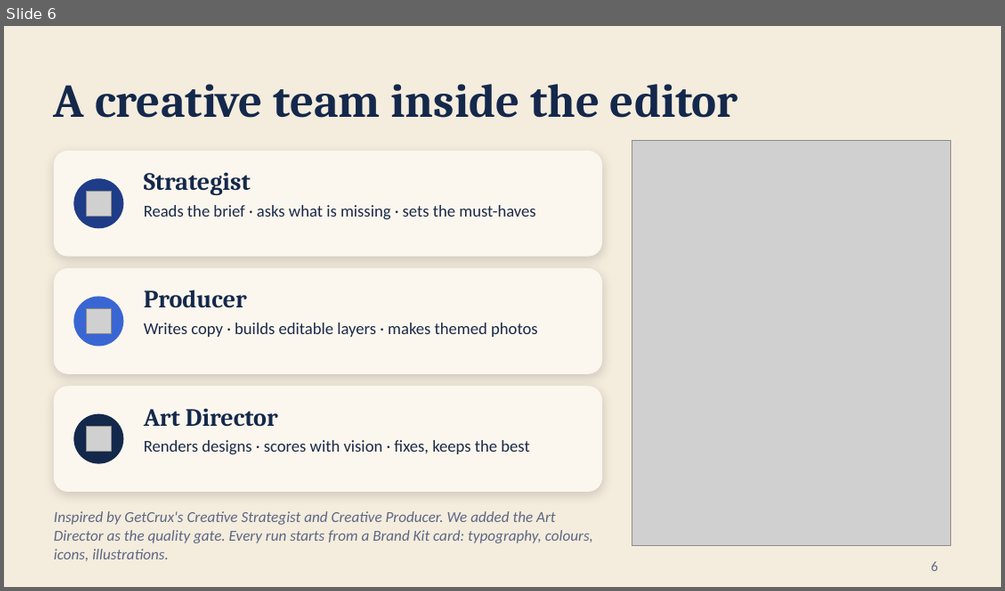
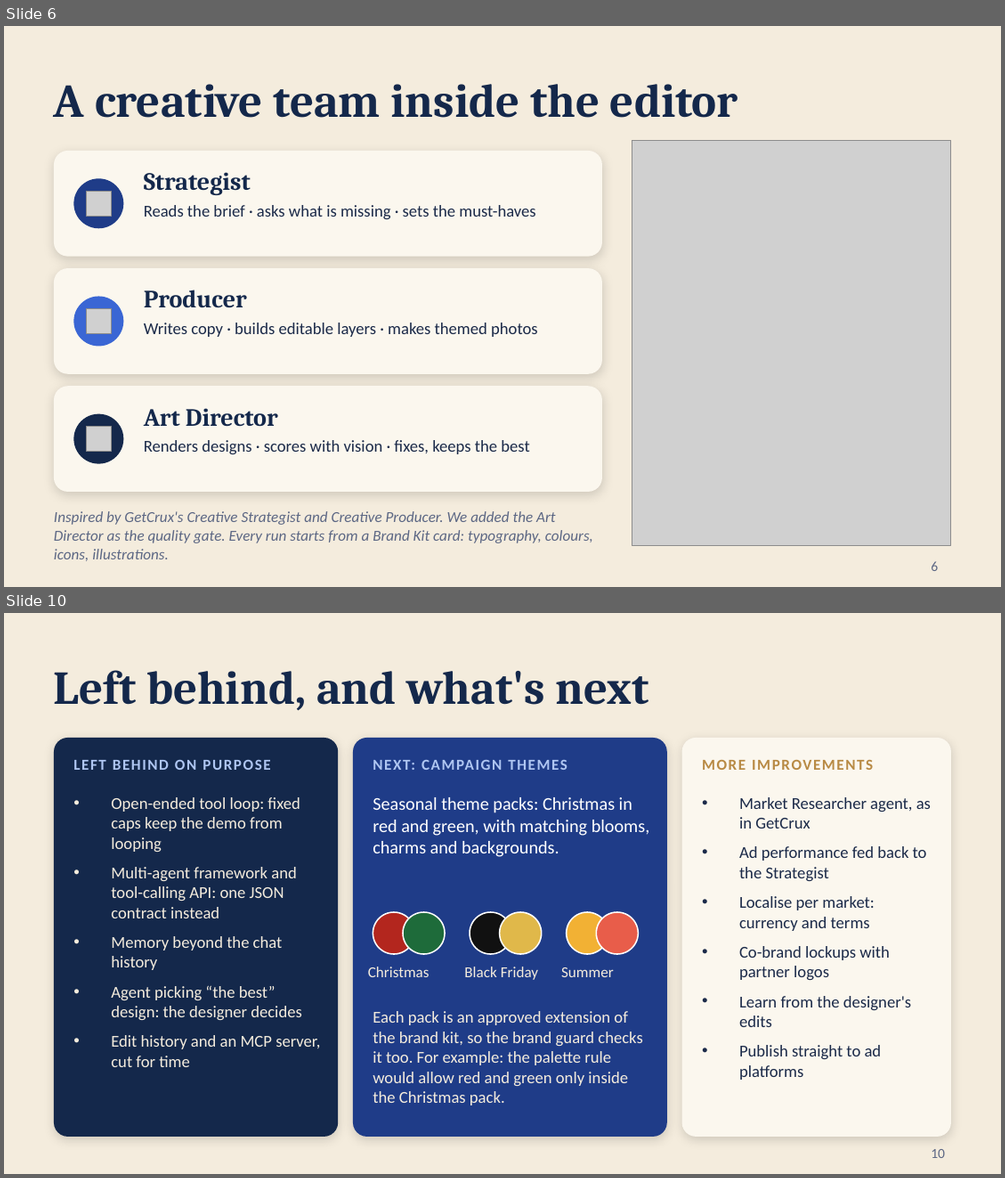
Before and after one commit to sreekarp/crux-ad-editor, a slide deck: docs/Xero-Copilot-Blue-Beige.pptx. Shown one above the other, each under a label of ours: slide 6 before the commit, slides 6 and 10 after it; the slides between them are not shown. The pictures are 1005x591 and 1005x1178 pixels, drawn with LibreOffice and Linux fonts; fonts in the diff are those of the drawing; grey boxes stand for pictures. Boxes give left, top, right and bottom in pixels: in the first picture for what was removed or moved away, otherwise in the second. Text is boxed around its words. In the diff, an @@ line names an element or a change of style, - is before the commit and + after.

```diff
--- a/docs/Xero-Copilot-Blue-Beige.pptx
+++ b/docs/Xero-Copilot-Blue-Beige.pptx
@@ slide 10 added at bbox=[4, 613, 1001, 1174], background #F4ECDD @@
@@ text added at bbox=[54, 670, 649, 711], 34 pt, text #14284B, bold @@
+Left behind, and what's next
@@ rounded rectangle added at bbox=[54, 738, 338, 1136], fill #14284B @@
@@ rounded rectangle added at bbox=[353, 738, 667, 1136], fill #1F3C88 @@
@@ rounded rectangle added at bbox=[682, 738, 951, 1136], fill #FBF7EE @@
@@ text added at bbox=[73, 760, 270, 770], 11 pt, text #AFC6F2, bold @@
+LEFT BEHIND ON PURPOSE
@@ text added at bbox=[372, 760, 567, 770], 11 pt, text #AFC6F2, bold @@
+NEXT: CAMPAIGN THEMES
@@ text added at bbox=[702, 760, 873, 770], 11 pt, text #B88A44, bold @@
+MORE IMPROVEMENTS
@@ text added at bbox=[111, 797, 320, 1067], 12 pt, text #F4ECDD @@
+• Open-ended tool loop: fixed caps keep the demo from looping
+• Multi-agent framework and tool-calling API: one JSON contract instead
+• Memory beyond the chat history
+• Agent picking “the best” design: the designer decides
+• Edit history and an MCP server, cut for time
@@ text added at bbox=[372, 797, 650, 857], 13 pt, text #FFFFFF @@
+Seasonal theme packs: Christmas in red and green, with matching blooms, charms and backgrounds.
@@ text added at bbox=[739, 797, 930, 1079], 12 pt, text #1B2A49 @@
+• Market Researcher agent, as in GetCrux
+• Ad performance fed back to the Strategist
+• Localise per market: currency and terms
+• Co-brand lockups with partner logos
+• Learn from the designer's edits
+• Publish straight to ad platforms
@@ ellipse added at bbox=[372, 912, 414, 954], fill #B3261E, outline #FFFFFF 1 pt @@
@@ ellipse added at bbox=[403, 912, 445, 954], fill #1E6B3A, outline #FFFFFF 1 pt @@
@@ ellipse added at bbox=[469, 912, 511, 954], fill #111111, outline #FFFFFF 1 pt @@
@@ ellipse added at bbox=[500, 912, 542, 954], fill #E0B84A, outline #FFFFFF 1 pt @@
@@ ellipse added at bbox=[566, 912, 608, 954], fill #F2B134, outline #FFFFFF 1 pt @@
@@ ellipse added at bbox=[596, 912, 638, 954], fill #E85D4A, outline #FFFFFF 1 pt @@
@@ text added at bbox=[368, 966, 429, 977], 11 pt, text #F4ECDD @@
+Christmas
@@ text added at bbox=[464, 966, 538, 980], 11 pt, text #F4ECDD @@
+Black Friday
@@ text added at bbox=[561, 967, 614, 977], 11 pt, text #F4ECDD @@
+Summer
@@ text added at bbox=[372, 1011, 642, 1105], 12 pt, text #F4ECDD @@
+Each pack is an approved extension of the brand kit, so the brand guard checks it too. For example: the palette rule would allow red and green only inside the Christmas pack.
@@ page number added at bbox=[930, 1149, 945, 1158], 10 pt, text #5C6784 @@
+10
```
Also in this commit, not shown: 5 slides changed, 3 other files.
